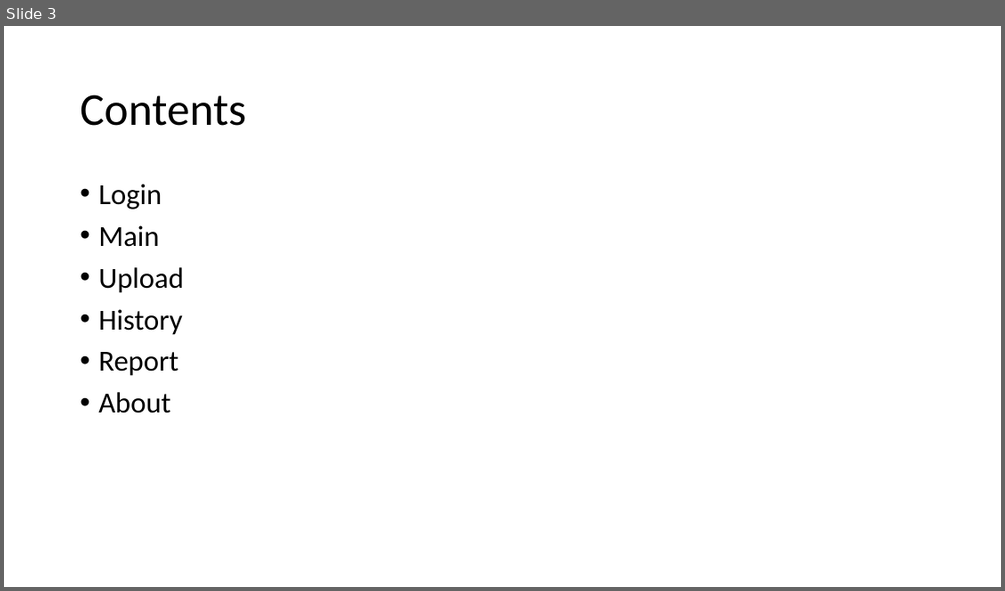
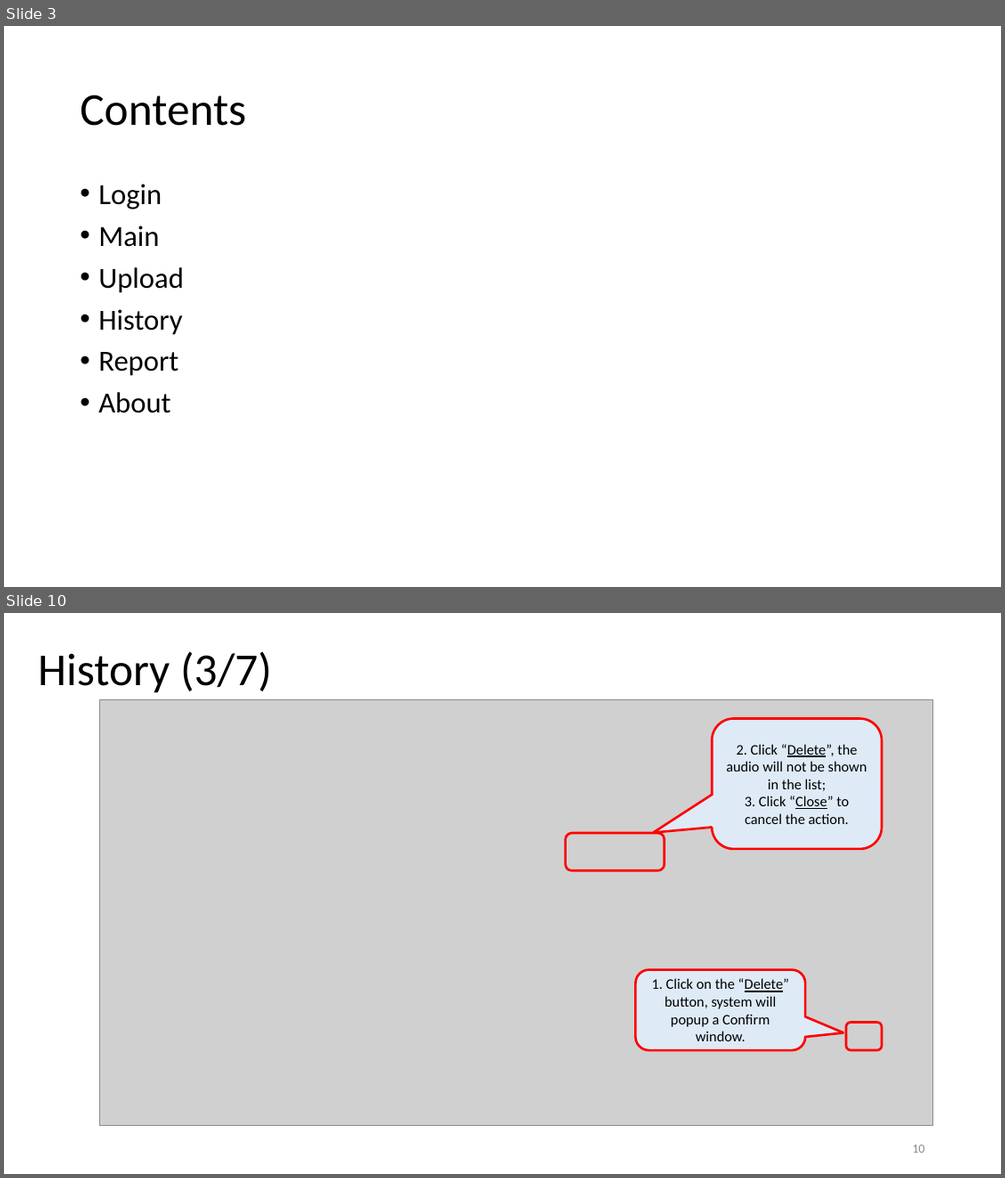
Before and after one commit to ZirconiumZr/UOB_SIT, a slide deck: uob_website/analysis/utils/Voice_To_Text_Analysis_Web_UserGuide.pptx. Shown one above the other, each under a label of ours: slide 3 before the commit, slides 3 and 10 after it; the slides between them are not shown. The pictures are 1005x591 and 1005x1178 pixels, drawn with LibreOffice and Linux fonts; fonts in the diff are those of the drawing; grey boxes stand for pictures. Boxes give left, top, right and bottom in pixels: in the first picture for what was removed or moved away, otherwise in the second. Text is boxed around its words. In the diff, an @@ line names an element or a change of style, - is before the commit and + after.

```diff
--- a/uob_website/analysis/utils/Voice_To_Text_Analysis_Web_UserGuide.pptx
+++ b/uob_website/analysis/utils/Voice_To_Text_Analysis_Web_UserGuide.pptx
@@ slide 10 added at (x1=4, y1=613, x2=1001, y2=1174), background #FFFFFF @@
@@ text added at (x1=38, y1=651, x2=272, y2=693), 44 pt, text #000000 @@
+History (3/7)
@@ picture added at (x1=100, y1=699, x2=933, y2=1126) @@
@@ rounded speech box added at (x1=712, y1=718, x2=882, y2=849), fill #DEEBF7, outline #FF0000 2.25 pt, 14 pt, text #000000 @@
+2. Click “Delete”, the audio will not be shown in the list;
+3. Click “Close” to cancel the action.
@@ rounded rectangle added at (x1=566, y1=833, x2=664, y2=870), outline #FF0000 2.25 pt @@
@@ rounded speech box added at (x1=636, y1=970, x2=806, y2=1051), fill #DEEBF7, outline #FF0000 2.25 pt, 14 pt, text #000000 @@
+1. Click on the “Delete” button, system will popup a Confirm window.
@@ rounded rectangle added at (x1=846, y1=1022, x2=882, y2=1051), outline #FF0000 2.25 pt @@
@@ page number added at (x1=912, y1=1144, x2=924, y2=1152), 12 pt, text #8C8C8C @@
+10
```
Also in this commit, not shown: 3 slides changed, 11 other slides added, 9 slides removed.
